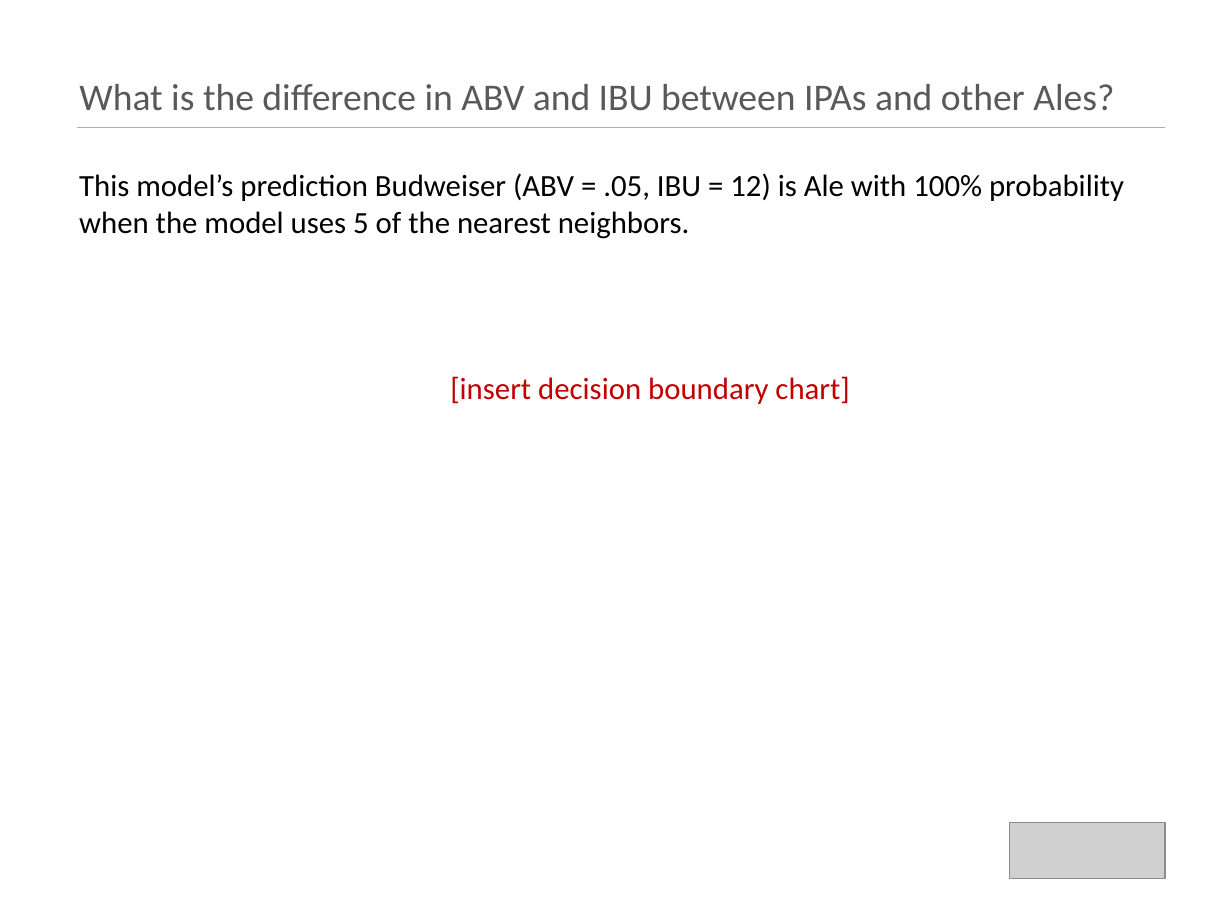
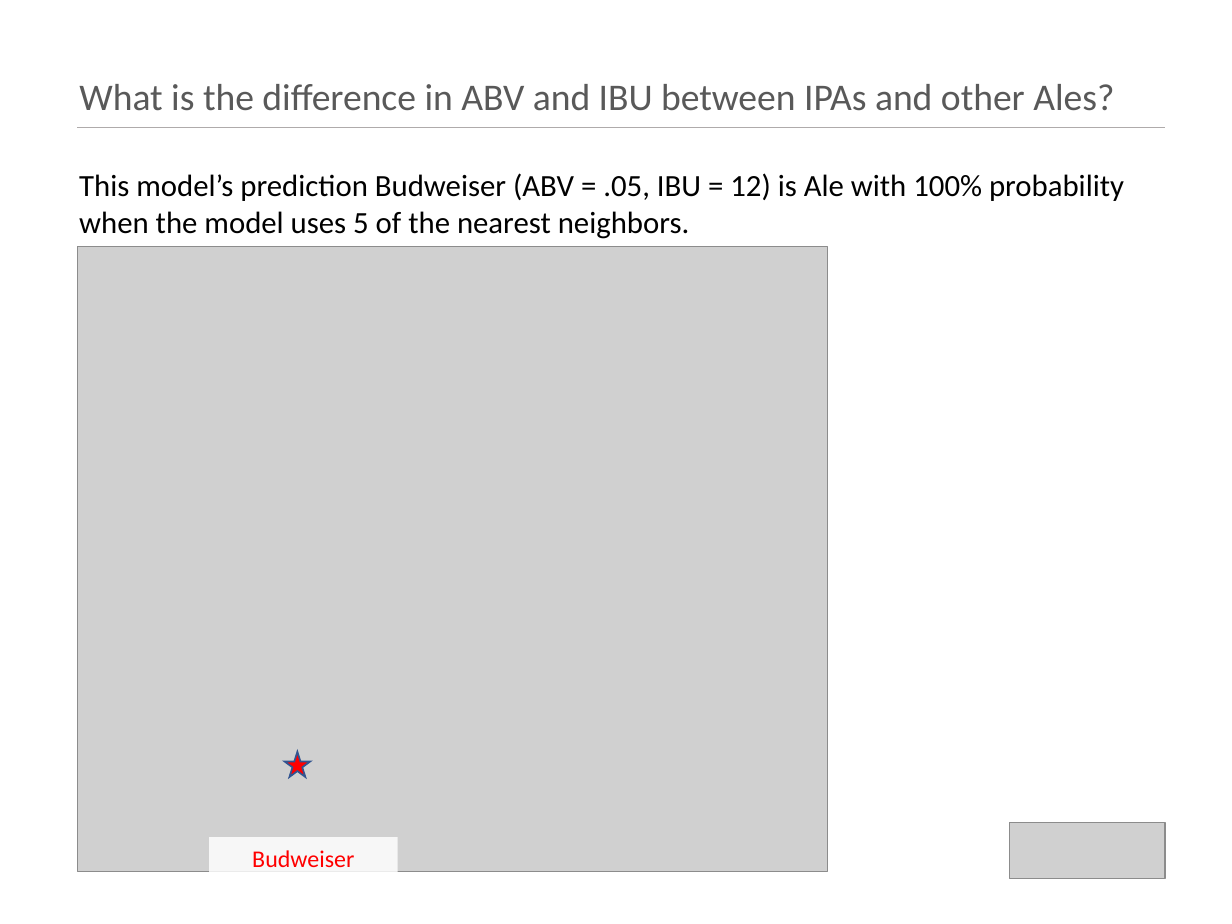
Before and after one commit to kristxh/6306-CaseStudy1-Beer, a slide deck: slide 14 of case_study_1_budweiser.pptx. Drawn at 1232x924 pixels with LibreOffice and Linux fonts; fonts in the diff are those of the drawing; grey boxes stand for pictures. Boxes give left, top, right and bottom in pixels: in the first picture for what was removed or moved away, otherwise in the second. Text is boxed around its words. In the diff, an @@ line names an element or a change of style, - is before the commit and + after.

```diff
--- a/case_study_1_budweiser.pptx
+++ b/case_study_1_budweiser.pptx
@@ picture added at [78, 246, 828, 871] @@
@@ text removed at [450, 376, 849, 404] @@
-[insert decision boundary chart]
@@ star added at [285, 752, 310, 777], fill #FF0000, outline #325491 1 pt @@
@@ rectangle added at [209, 838, 398, 880], fill #FFFFFF at 83% opacity, 14 pt, text #FF0000 @@
+Budweiser
```
Also in this commit, not shown: 2 other slides changed, 3 other files.
